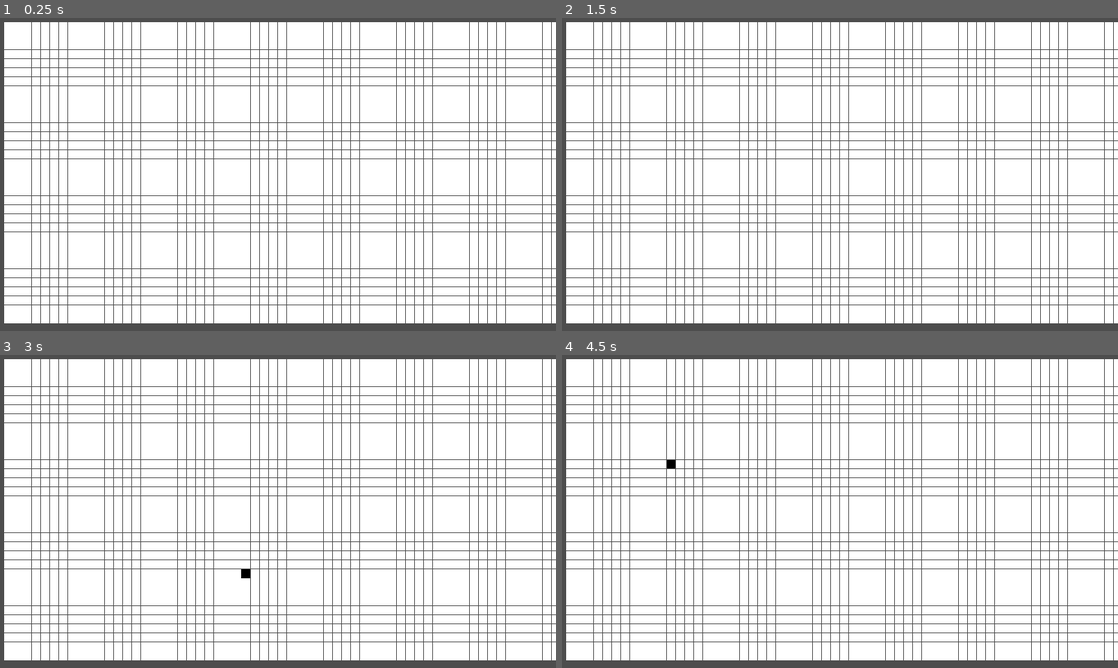
Above: before the commit, frames 1-4 (two rows, left to right).
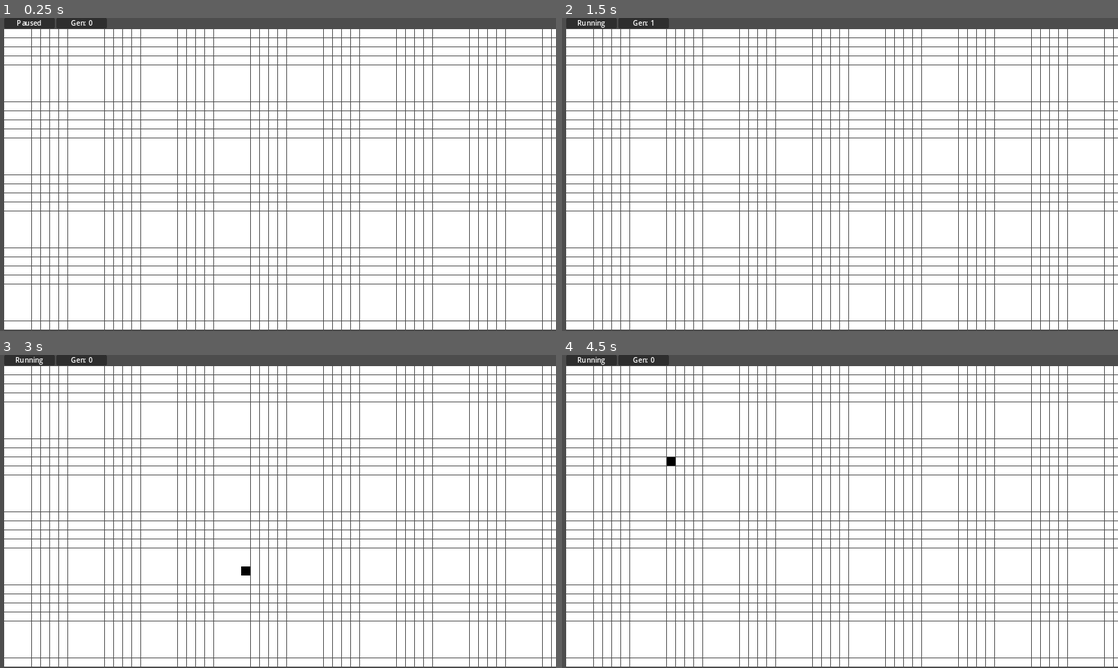
Above: after the commit, the same moments.

Repository: MrThygesen16/godot-of-life
Game: Godot game, scene res://grid.tscn
Same seed, same stepped clock (60 frames per second), same inputs: the game is played once before the commit and once after it.
Inputs (mouse positions are in pixels of both pictures, inside the frame that each line leads up to):
- Up to frame 1 (0.25 s): no input
- Up to frame 2 (1.5 s): tap Enter at 0.5 s; move the mouse to (962, 158) at 0.52 s; tap Space (space_bar) at 0.6, 1.35 s; click (962, 158) at 0.67 s; tap R (reset) at 1.25 s; move the mouse to (728, 190) at 1.27 s; click (728, 190) at 1.42 s
- Up to frame 3 (3 s): tap R (reset) at 2, 2.75 s; move the mouse to (333, 442) at 2.02 s; tap Space (space_bar) at 2.1, 2.85 s; click (333, 442) at 2.17 s; move the mouse to (250, 574) at 2.77 s; click (250, 574) at 2.92 s
- Up to frame 4 (4.5 s): tap R (reset) at 3.5, 4.15 s; move the mouse to (1006, 558) at 3.52 s; tap Space (space_bar) at 3.6, 4.35 s; click (1006, 558) at 3.67 s; move the mouse to (673, 464) at 4.27 s; click (673, 464) at 4.42 s

The runs differ from the first frame. In frame 1, 13% of the frame differs, in the area x 0-100%, y 0-100%; in frame 2, 13%; in frame 3, 13%; in frame 4, 13%.

Commit message:
added display for simulation state

Diff:
--- a/Grid.gd
+++ b/Grid.gd
@@ -10,11 +10,25 @@
 const size = Vector2(cell_size, cell_size)
 
 const start_point_x = 10
-const start_point_y = 10
+const start_point_y = 25
+
+var gen_num = 0
 
 var alive_array = []
 
 var running = false
+
+@onready var generation_label = %GenerationLabel
+@onready var state_label = %StateLabel
+
+func update_state():
+	if running:
+		state_label.text = "Running"
+	else:
+		state_label.text = "Paused"
+
+func update_gen_num():
+	generation_label.text = "Gen: " + str(gen_num)
 
 func _ready():
 	for i in range(0, num_columns):
@@ -57,7 +71,11 @@
 			else:
 				if num_neighbours == 3:
 					alive_array[row][col] = true
+	gen_num += 1
+	update_gen_num()
+
 	queue_redraw()
+
 
 
 func count_neighbours(arr_copy, row, col):
@@ -107,10 +125,13 @@
 func _process(delta):
 	if Input.is_action_just_pressed("space_bar"):
 		running = !running
+		update_state()
 
 	if Input.is_action_just_pressed("reset"):
 		running = false
+		update_state()
 		reset_grid()
+
 
 	if running:
 		gol_timer += delta
@@ -125,6 +146,8 @@
 		for col in range(0, num_rows):
 			alive_array[row][col] = false
 
+	gen_num = 0
+	update_gen_num()
 	queue_redraw()
 
 
--- a/grid.tscn
+++ b/grid.tscn
@@ -6,3 +6,41 @@
 
 [node name="Grid" type="Node2D" parent="."]
 script = ExtResource("1_8l0sx")
+
+[node name="CanvasLayer" type="CanvasLayer" parent="."]
+
+[node name="StateLabelHolder" type="Panel" parent="CanvasLayer"]
+offset_left = 10.0
+offset_right = 126.0
+offset_bottom = 24.0
+
+[node name="StateLabel" type="Label" parent="CanvasLayer/StateLabelHolder"]
+unique_name_in_owner = true
+texture_filter = 1
+layout_mode = 1
+anchors_preset = 15
+anchor_right = 1.0
+anchor_bottom = 1.0
+grow_horizontal = 2
+grow_vertical = 2
+text = "Paused"
+horizontal_alignment = 1
+vertical_alignment = 1
+
+[node name="GenerationLabelHolder" type="Panel" parent="CanvasLayer"]
+offset_left = 130.0
+offset_right = 246.0
+offset_bottom = 24.0
+
+[node name="GenerationLabel" type="Label" parent="CanvasLayer/GenerationLabelHolder"]
+unique_name_in_owner = true
+texture_filter = 1
+layout_mode = 1
+anchors_preset = 15
+anchor_right = 1.0
+anchor_bottom = 1.0
+grow_horizontal = 2
+grow_vertical = 2
+text = "Gen: 0"
+horizontal_alignment = 1
+vertical_alignment = 1
